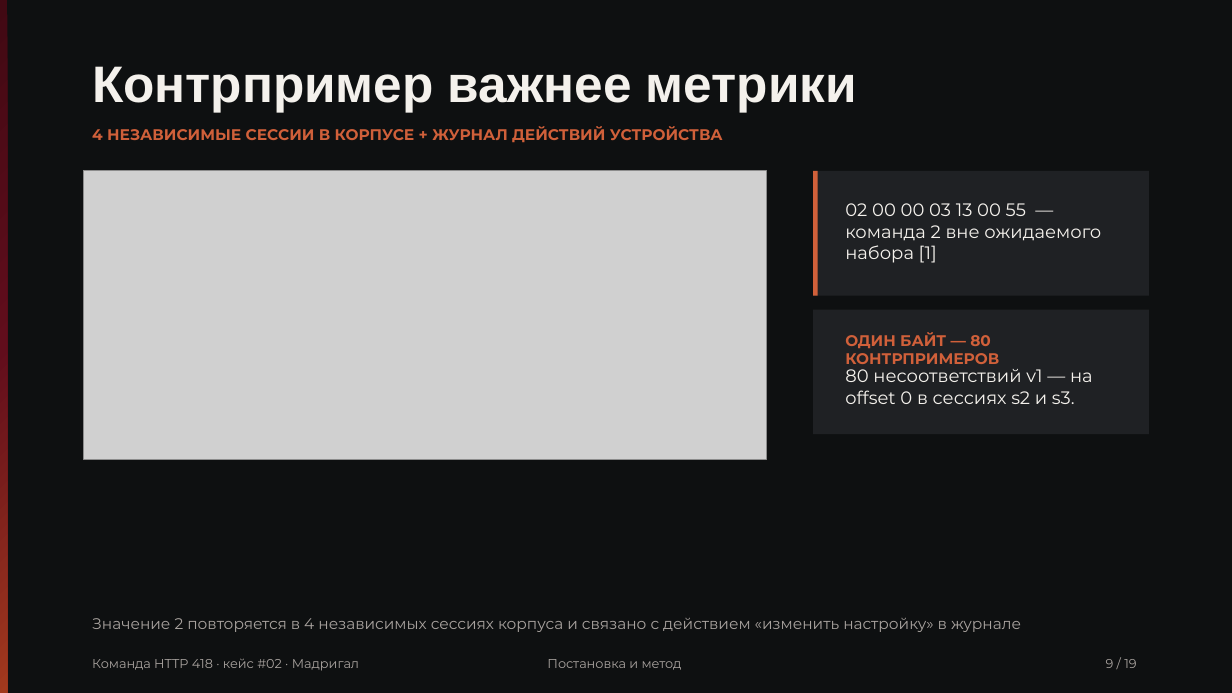
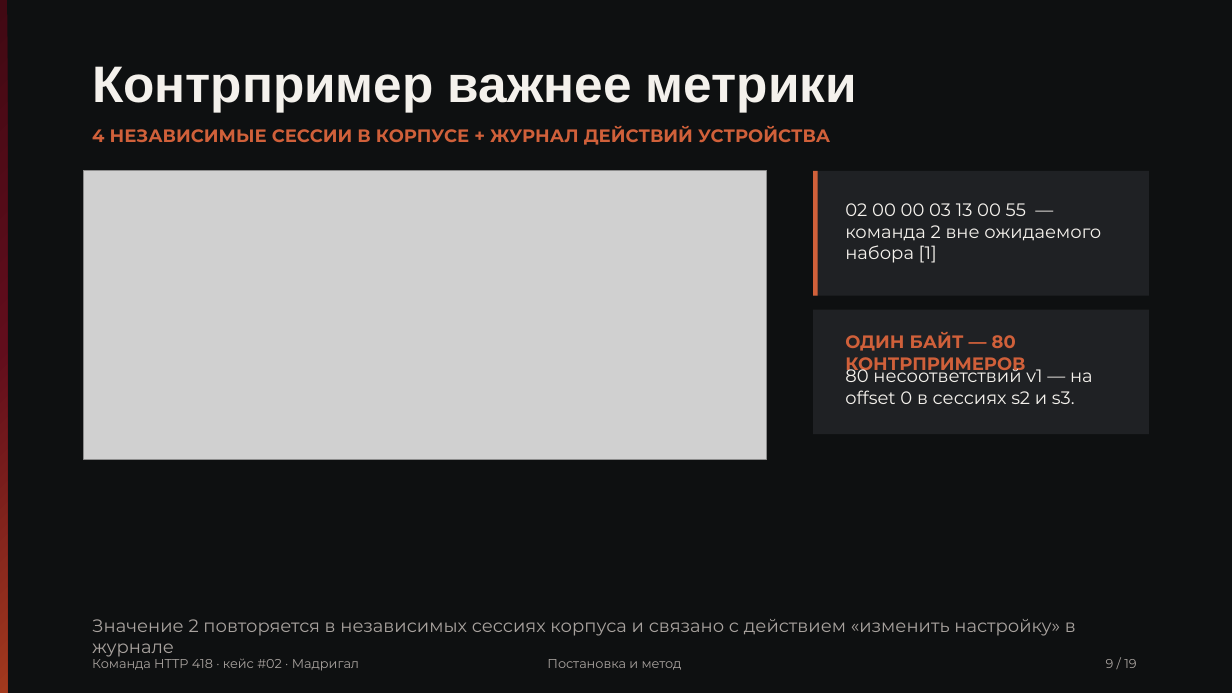
Before and after one commit to Pavel1778/madrigal-protocol-lab, a slide deck: slide 9 of presentation/slides.pptx. Drawn at 1232x693 pixels with LibreOffice and Linux fonts; fonts in the diff are those of the drawing; grey boxes stand for pictures. Boxes give left, top, right and bottom in pixels: in the first picture for what was removed or moved away, otherwise in the second. Text is boxed around its words. In the diff, an @@ line names an element or a change of style, - is before the commit and + after.

```diff
--- a/presentation/slides.pptx
+++ b/presentation/slides.pptx
@@ text "4 НЕЗАВИСИМЫЕ СЕССИИ В КОРПУСЕ ..." at (x1=92, y1=126, x2=830, y2=145): size 12 to 14 pt @@
@@ text "ОДИН БАЙТ — 80 КОНТРПРИМЕРОВ" at (x1=845, y1=332, x2=1025, y2=375): size 12 to 14 pt @@
@@ text at (x1=92, y1=619, x2=1076, y2=657): text changed; size 12 to 14 pt @@
-Значение 2 повторяется в 4 независимых сессиях корпуса и связано с действием «изменить настройку» в журнале
+Значение 2 повторяется в независимых сессиях корпуса и связано с действием «изменить настройку» в журнале
```
Also in this commit, not shown: 9 other slides changed, 11 other files.
